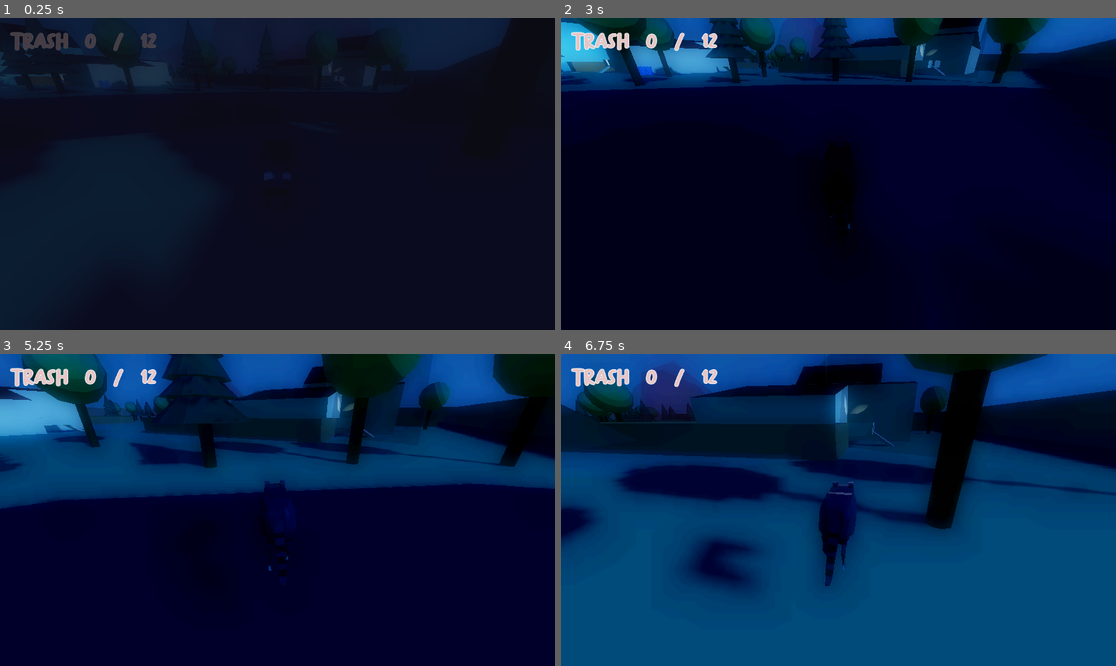
Above: before the commit, frames 1-4 (two rows, left to right).
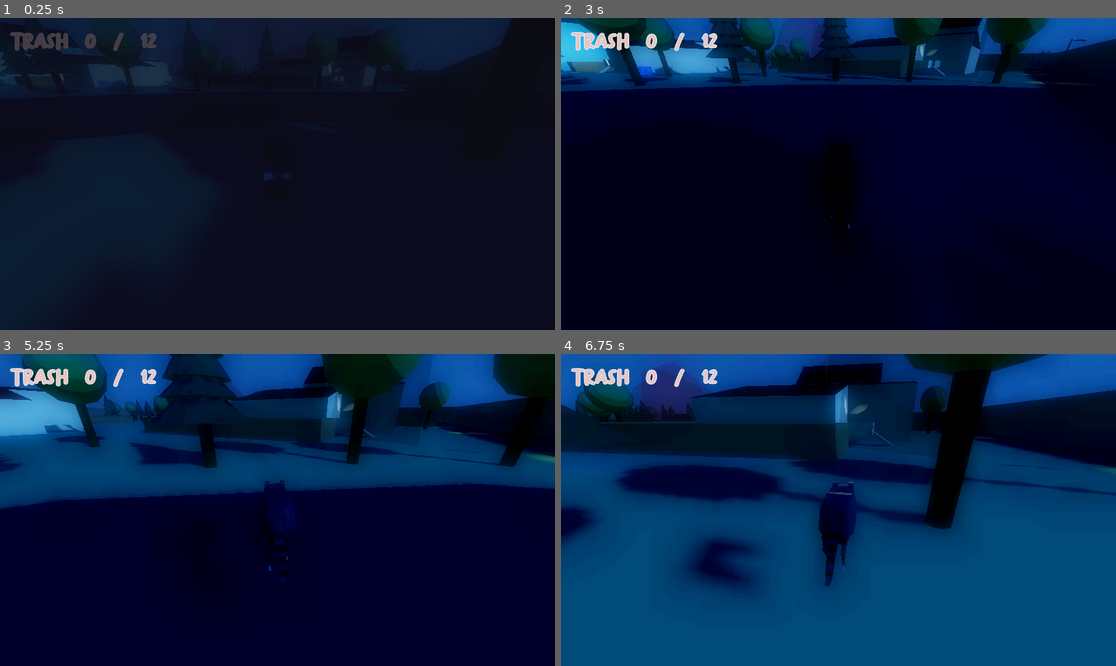
Above: after the commit, the same moments.

Repository: b0guslaw/LD58
Game: Godot game, scene res://neighborhood.tscn
The game is run twice, just before and just after one commit, with the same random seed, the same clock (stepped at 60 frames per second) and the same inputs.
Inputs (mouse positions are in pixels of both pictures, inside the frame that each line leads up to):
- Up to frame 1 (0.25 s): no input
- Up to frame 2 (3 s): move the mouse to (866, 174) at 0.52 s; hold F (interact) 0.53-1.28 s; hold W (move_forward) from 0.53 s (still down); tap Space (jump) at 0.77, 1.52 s; move the mouse to (810, 174) at 1.27 s; tap F (interact) at 1.35, 2.85 s; move the mouse to (849, 167) at 2.02 s; hold F (interact) 2.03-2.78 s; move the mouse to (832, 180) at 2.77 s
- Up to frame 3 (5.25 s): keep holding W (move_forward); tap Space (jump) at 3.02, 3.77, 4.52 s; move the mouse to (316, 513) at 3.52 s; hold F (interact) 3.53-4.28 s; move the mouse to (233, 506) at 4.27 s; tap F (interact) at 4.35 s; move the mouse to (283, 510) at 5.02 s; hold F (interact) from 5.03 s (still down)
- Up to frame 4 (6.75 s): move the mouse to (816, 503) at 5.77 s; release W (move_forward) at 5.78 s; release F (interact) at 5.78 s; hold D (move_right) 5.78-6.53 s; tap F (interact) at 5.85 s; tap Space (jump) at 6.02 s; move the mouse to (866, 510) at 6.52 s; hold W (move_forward) from 6.53 s (still down); hold F (interact) from 6.53 s (still down)

The runs differ from the first frame. In frame 2, less than 0.1% of the frame differs, in the area x 83-95%, y 6-22%; in frame 3, 0.1%, in the area x 78-100%, y 23-36%; in frame 4, less than 0.1%.

Commit message:
Street Lamp WIP

Diff:
--- a/Level_1.tscn
+++ b/Level_1.tscn
@@ -7,6 +7,7 @@
 [ext_resource type="PackedScene" uid="uid://bsosi6iesgmh4" path="res://models/mockups/fence_hole.tscn" id="5_73o8q"]
 [ext_resource type="PackedScene" uid="uid://bja5uhfiu8nyi" path="res://models/mockups/trashcan.tscn" id="6_7jjo7"]
 [ext_resource type="PackedScene" uid="uid://rnw6vjamikjk" path="res://interactable.tscn" id="7_0dibe"]
+[ext_resource type="PackedScene" uid="uid://4iwx02jhvfnt" path="res://models/mockups/street_lamp.tscn" id="8_p7bnq"]
 [ext_resource type="PackedScene" uid="uid://c2ubj8p3h8eo5" path="res://models/mockups/tree1.tscn" id="8_wn1nx"]
 [ext_resource type="PackedScene" uid="uid://cxr7t3jemfayn" path="res://models/mockups/tree2.tscn" id="9_q2v1b"]
 [ext_resource type="PackedScene" uid="uid://ckudr8chj1kgo" path="res://player.tscn" id="10_d0lcp"]
@@ -1266,6 +1267,18 @@
 spot_angle = 63.82
 spot_angle_attenuation = 2.1435483
 
+[node name="Streetlamp" parent="Environment/Lights" instance=ExtResource("8_p7bnq")]
+transform = Transform3D(-0.9993373, 0, 0.03639958, 0, 1, 0, -0.03639958, 0, -0.9993373, -40.115902, 0, 6.892806)
+
+[node name="Streetlamp2" parent="Environment/Lights" instance=ExtResource("8_p7bnq")]
+transform = Transform3D(-0.9993373, 0, 0.03639958, 0, 1, 0, -0.03639958, 0, -0.9993373, -61.591656, 0, 6.892806)
+
+[node name="Streetlamp3" parent="Environment/Lights" instance=ExtResource("8_p7bnq")]
+transform = Transform3D(-0.9993373, 0, 0.03639958, 0, 1, 0, -0.03639958, 0, -0.9993373, -78.89084, 0, 6.892806)
+
+[node name="Streetlamp4" parent="Environment/Lights" instance=ExtResource("8_p7bnq")]
+transform = Transform3D(-0.9993373, 0, 0.03639958, 0, 1, 0, -0.03639958, 0, -0.9993373, -106.52782, 0, 6.892806)
+
 [node name="Interactables" type="Node3D" parent="."]
 
 [node name="Trashcan" parent="Interactables" instance=ExtResource("6_7jjo7")]
--- /dev/null
+++ b/models/mockups/street_lamp.tscn
@@ -0,0 +1,68 @@
+[gd_scene load_steps=7 format=3 uid="uid://4iwx02jhvfnt"]
+
+[ext_resource type="Shader" uid="uid://c6evb31v3tfdn" path="res://models/toon_shader.gdshader" id="1_akbdw"]
+
+[sub_resource type="ShaderMaterial" id="ShaderMaterial_ls2r7"]
+render_priority = 0
+shader = ExtResource("1_akbdw")
+shader_parameter/albedo = Color(0.29803923, 0.29803923, 0.29803923, 1)
+shader_parameter/shading_levels = 3
+
+[sub_resource type="ShaderMaterial" id="ShaderMaterial_vw20k"]
+render_priority = 0
+shader = ExtResource("1_akbdw")
+shader_parameter/albedo = Color(0.29954746, 0.29954746, 0.29954743, 1)
+shader_parameter/shading_levels = 3
+
+[sub_resource type="ShaderMaterial" id="ShaderMaterial_akbdw"]
+render_priority = 0
+shader = ExtResource("1_akbdw")
+shader_parameter/albedo = Color(0.29803923, 0.29803923, 0.29803923, 1)
+shader_parameter/shading_levels = 3
+
+[sub_resource type="ShaderMaterial" id="ShaderMaterial_ovs4e"]
+render_priority = 0
+shader = ExtResource("1_akbdw")
+shader_parameter/albedo = Color(0.29803923, 0.29803923, 0.29803923, 1)
+shader_parameter/shading_levels = 3
+
+[sub_resource type="ShaderMaterial" id="ShaderMaterial_pwbrk"]
+render_priority = 0
+shader = ExtResource("1_akbdw")
+shader_parameter/albedo = Color(0.89649135, 0.90550554, 0, 1)
+shader_parameter/shading_levels = 3
+
+[node name="Node3D" type="Node3D"]
+
+[node name="CSGCombiner3D" type="CSGCombiner3D" parent="."]
+
+[node name="CSGCylinder3D" type="CSGCylinder3D" parent="CSGCombiner3D"]
+height = 0.05
+material = SubResource("ShaderMaterial_ls2r7")
+
+[node name="CSGCylinder3D2" type="CSGCylinder3D" parent="CSGCombiner3D"]
+transform = Transform3D(0.95, 0, 0, 0, 0.95, 0, 0, 0, 0.95, 0, 1.7047896, 0)
+radius = 0.05
+height = 3.5
+material = SubResource("ShaderMaterial_vw20k")
+
+[node name="CSGCylinder3D3" type="CSGCylinder3D" parent="CSGCombiner3D"]
+transform = Transform3D(1.5, 0, 0, 0, -6.556708e-08, -1.5, 0, 1.5, -6.556708e-08, 0, 3.2573736, 0.38964462)
+radius = 0.02
+height = 0.5
+material = SubResource("ShaderMaterial_akbdw")
+
+[node name="CSGCylinder3D4" type="CSGCylinder3D" parent="CSGCombiner3D"]
+transform = Transform3D(1.5, 0, 0, 0, 1.5, 0, 0, 0, 1.5, -0.0047271103, 3.2143471, 0.7186249)
+radius = 0.124
+height = 0.025
+material = SubResource("ShaderMaterial_ovs4e")
+
+[node name="CSGCylinder3D5" type="CSGCylinder3D" parent="CSGCombiner3D"]
+transform = Transform3D(1.5, 0, 0, 0, 1.5, 0, 0, 0, 1.5, 0.0025932565, 3.1903033, 0.7236344)
+radius = 0.075
+height = 0.025
+material = SubResource("ShaderMaterial_pwbrk")
+
+[node name="SpotLight3D" type="SpotLight3D" parent="."]
+transform = Transform3D(1, 0, 0, 0, -4.371139e-08, 1, 0, -1, -4.371139e-08, 0, 3.147261, 0.7901169)
Not shown: 1 places in Level_1.tscn that only renumber resources
